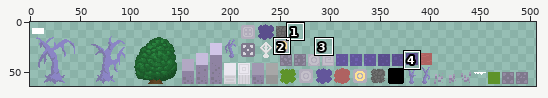
Sprite sheet: core/assets/sprites/projecthome6.png. The picture above shows the old version from afar; the outline marks the close-up.
Close-up. Old version:
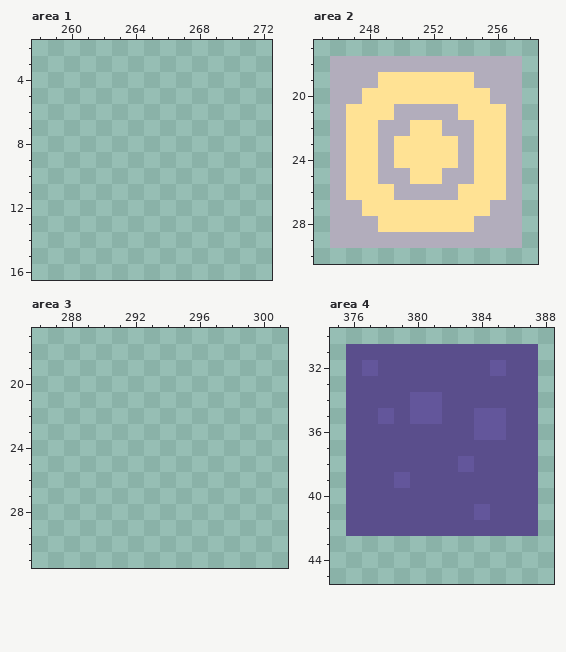
The file is 512x64 pixels. Pixels under 10% opacity are left out. Colours within 5 levels of each other are drawn and written as one. Shown: area 1: x 258..272, y 2..16; area 2: x 245..258, y 17..30; area 3: x 286..301, y 17..31; area 4: x 375..388, y 30..45. The wide view leaves out empty margins. The commit also changed other parts of the picture, which this record leaves out.
New version:
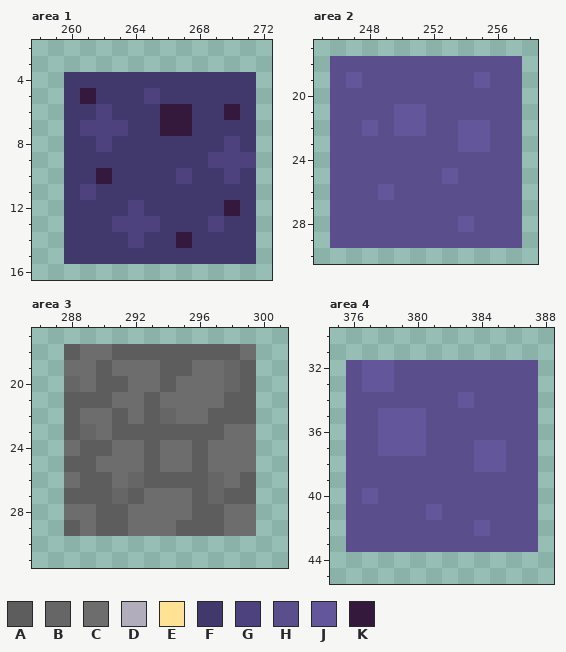
Palette (. is transparent): A #5d5d5d  B #666666  C #6d6d6d  D #b2adbc  E #ffe294  F #41386b  G #4d427e  H #5a4e8c  J #63569b  K #35193d
What changed:
Changed rows in their new state; - is an unchanged pixel.
Area 1:
first column x 260:
 4 FFFFFFFFFFFF
 5 FKFFFGFFFFFF
 6 FFGFFFKKFFKF
 7 FGGGFFKKFFFF
 8 FFGFFFFFFFGF
 9 FFFFFFFFFGGG
10 FFKFFFFGFFGF
11 FGFFFFFFFFFF
12 FFFFGFFFFFKF
13 FFFGGGFFFGFF
14 FFFFGFFKFFFF
15 FFFFFFFFFFFF
Area 2:
first column x 246:
18 HHHHHHHHHHHH
19 HJHHHHHHHJHH
20 HHHHHHHHHHHH
21 HHHHJJHHHHHH
22 HHJHJJHHJJHH
23 HHHHHHHHJJHH
24 HHHHHHHHHHHH
25 HHHHHHHJHHHH
26 HHHJHHHHHHHH
27 HHHHHHHHHHHH
28 HHHHHHHHJHHH
29 HHHHHHHHHHHH
Area 3:
first column x 288:
18 ACCAAAAAAAAC
19 CCACCCAACCBA
20 BCAACCACCCBA
21 AAACCACCCCAA
22 ACCACABCCAAA
23 ABCAAAAAAACC
24 CAACCACCACCC
25 AACCCACCACCC
26 CAACBAAAABCA
27 AAABACCCABAA
28 CCAACCCCAACC
29 ACAACCCAAACC
Area 4:
first column x 376:
31 ............
32 --J------H--
33 -JJ---------
34 ----HH-J----
35 ---J-H--HH--
36 --JJJ---HH--
37 --JJJ---JJ--
38 -------HJJ--
39 ---H--------
40 -J----------
41 -----J--H---
42 --------J---
43 HHHHHHHHHHHH
Boxes around the changes in both close-ups, in picture pixels (x1, y1, x2, y2):
added: (64, 72, 256, 264)
changed: (330, 56, 522, 248)
added: (64, 344, 256, 536)
changed: (346, 344, 538, 552)
